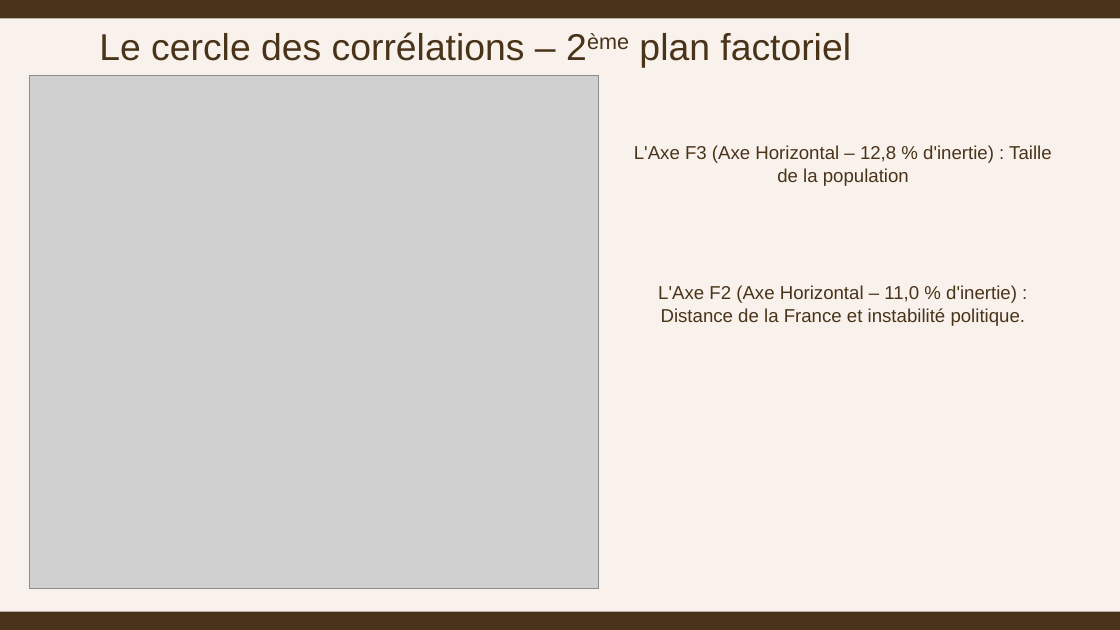
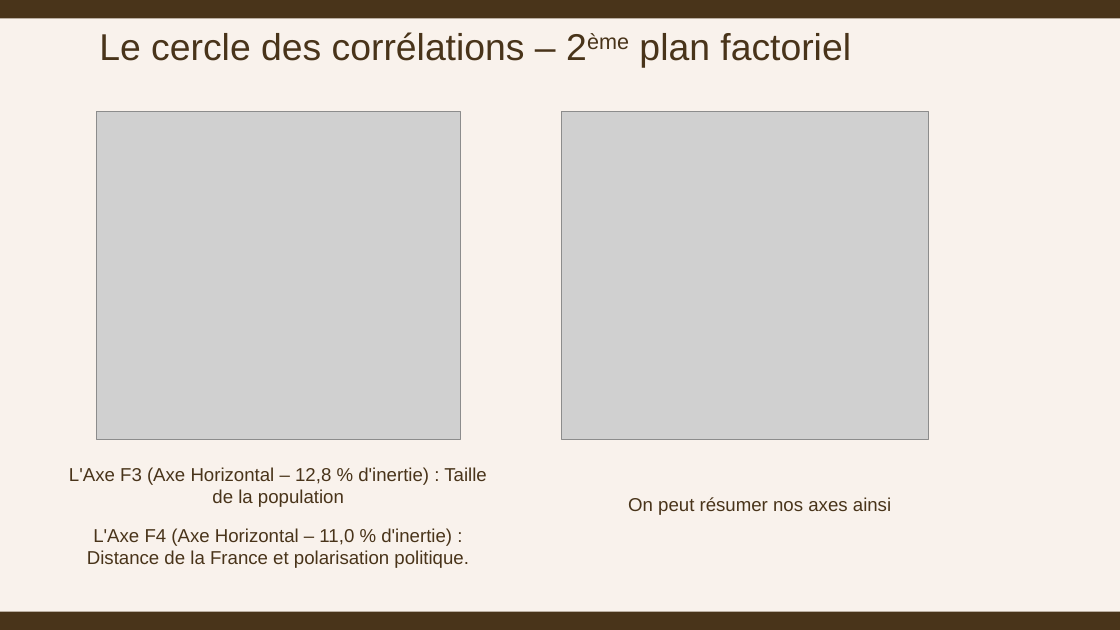
Before and after one commit to ziedbelhocine/Cours-OC, a slide deck: slide 18 of Data_Analyst/Projet_11/livrables/Zied_Belhocine_3_presentation_072026.pptx (slide 20 before the commit). Drawn at 1120x630 pixels with LibreOffice and Linux fonts; fonts in the diff are those of the drawing; grey boxes stand for pictures. Boxes give left, top, right and bottom in pixels: in the first picture for what was removed or moved away, otherwise in the second. Text is boxed around its words. In the diff, an @@ line names an element or a change of style, - is before the commit and + after.

```diff
--- a/Data_Analyst/Projet_11/livrables/Zied_Belhocine_3_presentation_072026.pptx
+++ b/Data_Analyst/Projet_11/livrables/Zied_Belhocine_3_presentation_072026.pptx
@@ picture: place and size @@
-picture at (29, 76, 598, 589)
+picture at (96, 112, 460, 440)
@@ picture added at (562, 112, 928, 440) @@
@@ text "L'Axe F3 (Axe Horizontal – ...": place and size @@
-text "L'Axe F3 (Axe Horizontal – ..." at (634, 145, 1051, 186)
+text "L'Axe F3 (Axe Horizontal – ..." at (69, 467, 486, 507)
@@ text added at (628, 497, 891, 515), 12 pt, text #49341A @@
+On peut résumer nos axes ainsi
@@ text at (87, 528, 469, 568): text changed @@
-L'Axe F2 (Axe Horizontal – 11,0 % d'inertie) : Distance de la France et instabilité politique.
+L'Axe F4 (Axe Horizontal – 11,0 % d'inertie) : Distance de la France et polarisation politique.
```
Also in this commit, not shown: 6 other slides changed, 2 slides added, 5 slides removed, 25 other files.
